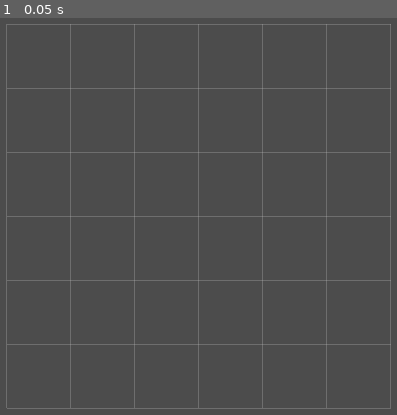
Above: before the commit, frame 1.
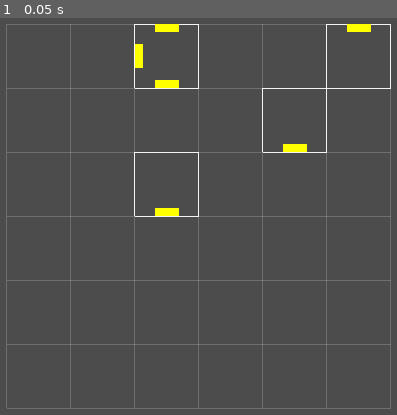
Above: after the commit, the same moment.

Repository: skarnl/godot--gwj33
Game: Godot game, scene res://game/game.tscn
Two runs of this game, one before a commit and one after it. Both use one fixed random seed, a clock stepped at 60 frames per second and the inputs below.
Inputs:
- Up to frame 1 (0.05 s): no input

The runs differ from the first frame. In frame 1, 1.3% of the frame differs, in the area x 33-99%, y 1-51%.

Commit message:
Add some rooms

Diff:
--- a/game/game.tscn
+++ b/game/game.tscn
@@ -1,7 +1,8 @@
-[gd_scene load_steps=3 format=2]
+[gd_scene load_steps=4 format=2]
 
 [ext_resource path="res://game/grid_lines.gd" type="Script" id=1]
 [ext_resource path="res://game/game.gd" type="Script" id=2]
+[ext_resource path="res://entities/room.tscn" type="PackedScene" id=3]
 
 [node name="Game" type="Node2D"]
 script = ExtResource( 2 )
@@ -11,3 +12,15 @@
 [node name="GridLines" type="Node2D" parent="DungeonGrid"]
 position = Vector2( 32, 32 )
 script = ExtResource( 1 )
+
+[node name="Room" parent="DungeonGrid" instance=ExtResource( 3 )]
+position = Vector2( 64, 32 )
+
+[node name="Room2" parent="DungeonGrid" instance=ExtResource( 3 )]
+position = Vector2( 64, 64 )
+
+[node name="Room3" parent="DungeonGrid" instance=ExtResource( 3 )]
+position = Vector2( 112, 32 )
+
+[node name="Room4" parent="DungeonGrid" instance=ExtResource( 3 )]
+position = Vector2( 96, 48 )
